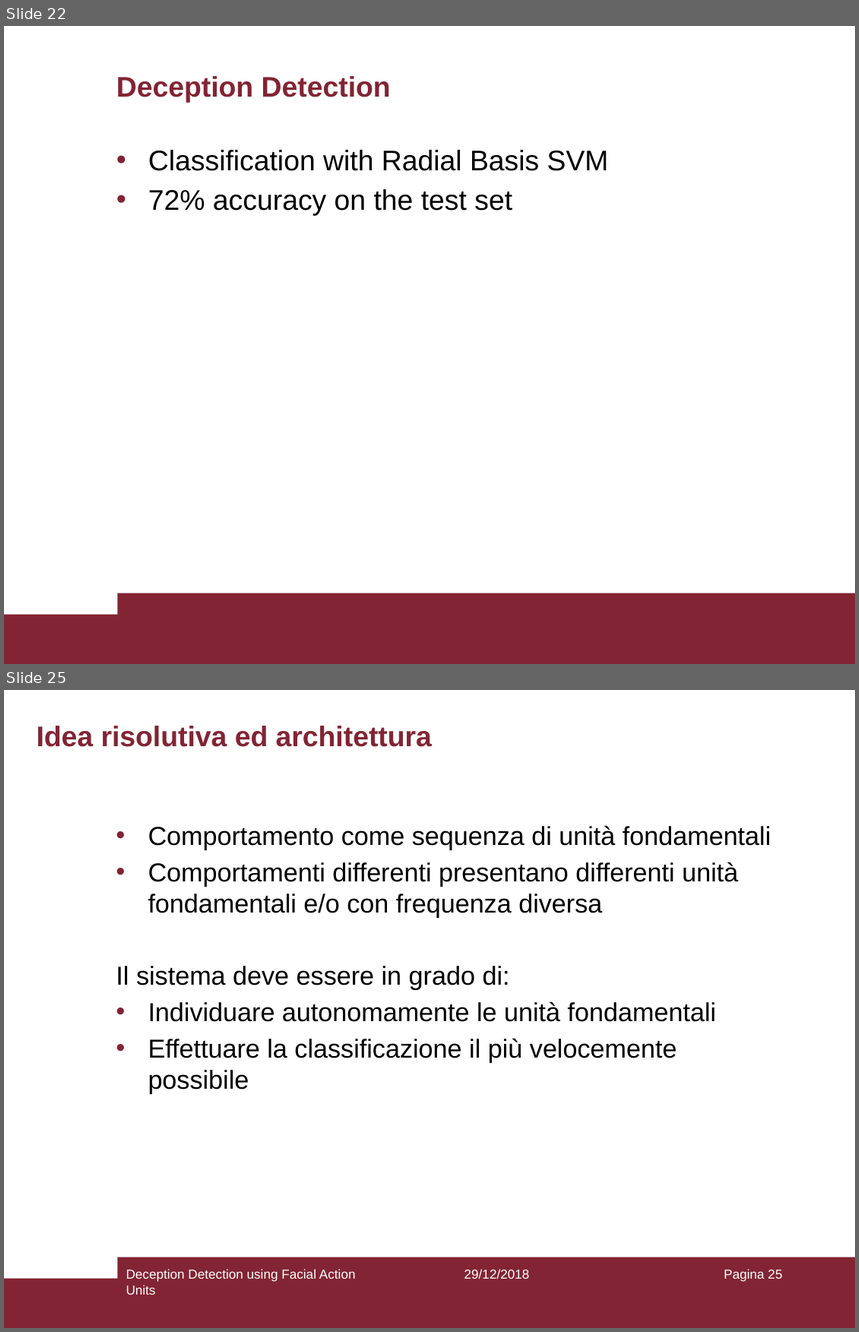
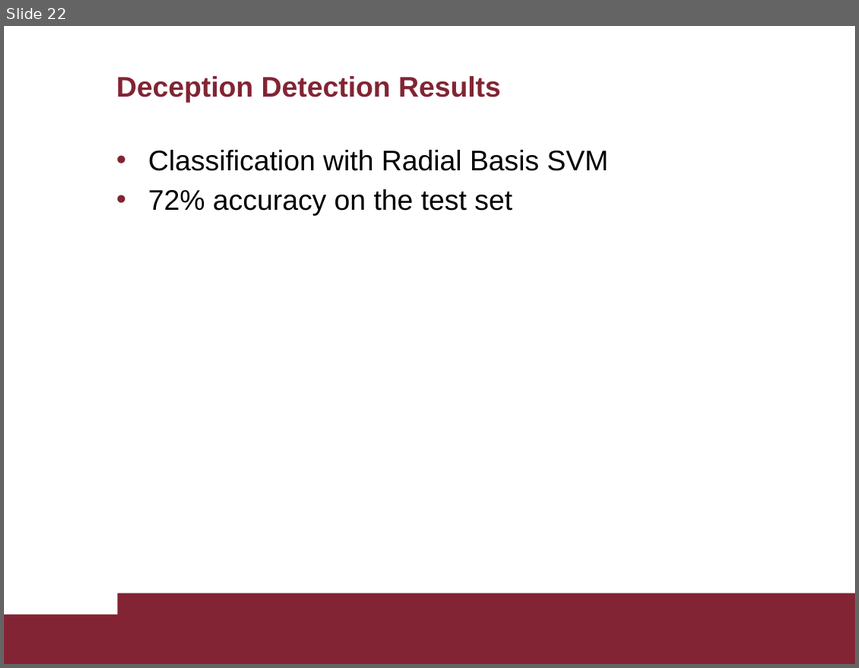
Before and after one commit to AscaL/thesis, a slide deck: Tesi Emanuele Orfanelli 1383726.pptx. Shown one above the other, each under a label of ours: slides 22 and 25 before the commit, slide 22 after it; the slides between them are not shown. The pictures are 859x1332 and 859x668 pixels, drawn with LibreOffice and Linux fonts; fonts in the diff are those of the drawing. Boxes give left, top, right and bottom in pixels: in the first picture for what was removed or moved away, otherwise in the second. Text is boxed around its words. In the diff, an @@ line names an element or a change of style, - is before the commit and + after.

```diff
--- a/Tesi Emanuele Orfanelli 1383726.pptx
+++ b/Tesi Emanuele Orfanelli 1383726.pptx
@@ slide 25 removed at (x1=4, y1=690, x2=855, y2=1328), background #FFFFFF; not listed: 2 template elements that a slide beside it also shows @@
@@ title removed at (x1=37, y1=726, x2=432, y2=747) @@
-Idea risolutiva ed architettura
@@ text removed at (x1=116, y1=825, x2=771, y2=1094) @@
-• Comportamento come sequenza di unità fondamentali
-• Comportamenti differenti presentano differenti unità fondamentali e/o con frequenza diversa
-Il sistema deve essere in grado di:
-• Individuare autonomamente le unità fondamentali
-• Effettuare la classificazione il più velocemente possibile
@@ text removed at (x1=126, y1=1269, x2=356, y2=1295) @@
-Deception Detection using Facial Action Units
@@ text removed at (x1=465, y1=1269, x2=530, y2=1279) @@
-29/12/2018
@@ page number removed at (x1=724, y1=1269, x2=782, y2=1282) @@
-Pagina 25
@@ slide 22 changed as well @@
@@ title at (x1=116, y1=76, x2=501, y2=102): text changed @@
-Deception Detection
+Deception Detection Results
```
Also in this commit, not shown: 22 other slides changed, 1 slide added, 13 other slides removed, 3 other files.
